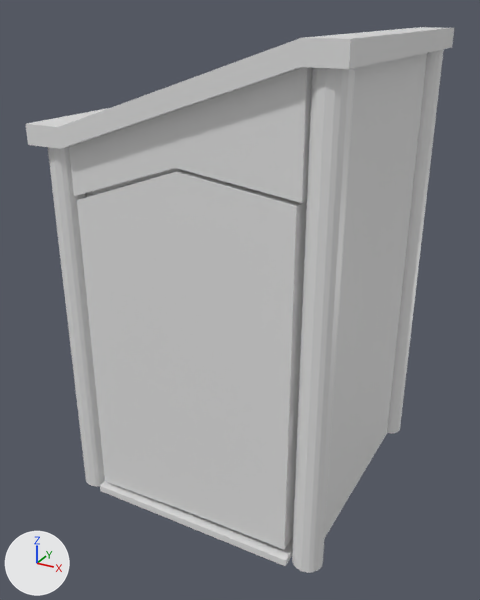
Renders of the Blender file Shrek/Model3D/Modelos/Baño.blend from each side of a commit.
Camera for both pictures: a 50 mm lens placed at (8.14, -15.59, 12.98), pointed at (-0.17, -0.48, 5.42). Lighting does not change. The marker at lower left points along +X, +Y and +Z.

Script lines for the objects in view, before the commit:
```python
me_cube = bpy.data.meshes.new('Cube')
me_cube.from_pydata(...)  # 338 vertices, 324 faces; spans x -4.02..3.91, y -3.96..3.96, z 0.0..12.49
me_cube.materials.append(mat_diffuse_banio)  # white #e7e7e7
ob_baño = bpy.data.objects.new('Baño', me_cube)
ob_baño.location = (0.0, 0.0, 0.0)
```
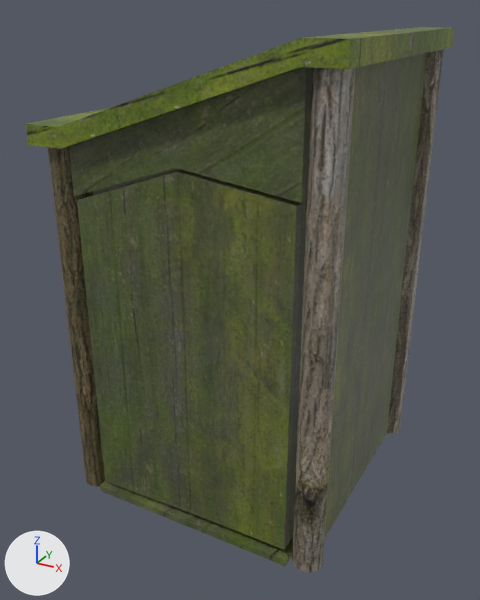
What differs and where, as boxes [x1, y1, x2, y2] in the pictures (480 x 600 px):
'Baño', recoloured (grey to green)
    both: [26, 27, 454, 573]

The change in detail:
Picture 'Difusse_Bano.png' (img_difusse_bano_png) is new.
Material 'Diffuse_Baño' (mat_diffuse_baño) is new.
Its texture is img_difusse_bano_png.
me_cube has 338 vertices, 324 faces and spans x -4.02..3.91, y -3.96..3.96, z 0.0..12.49.
me_cube no longer uses material mat_diffuse_banio (white #e7e7e7).
me_cube now uses material mat_diffuse_baño (picture img_difusse_bano_png).
